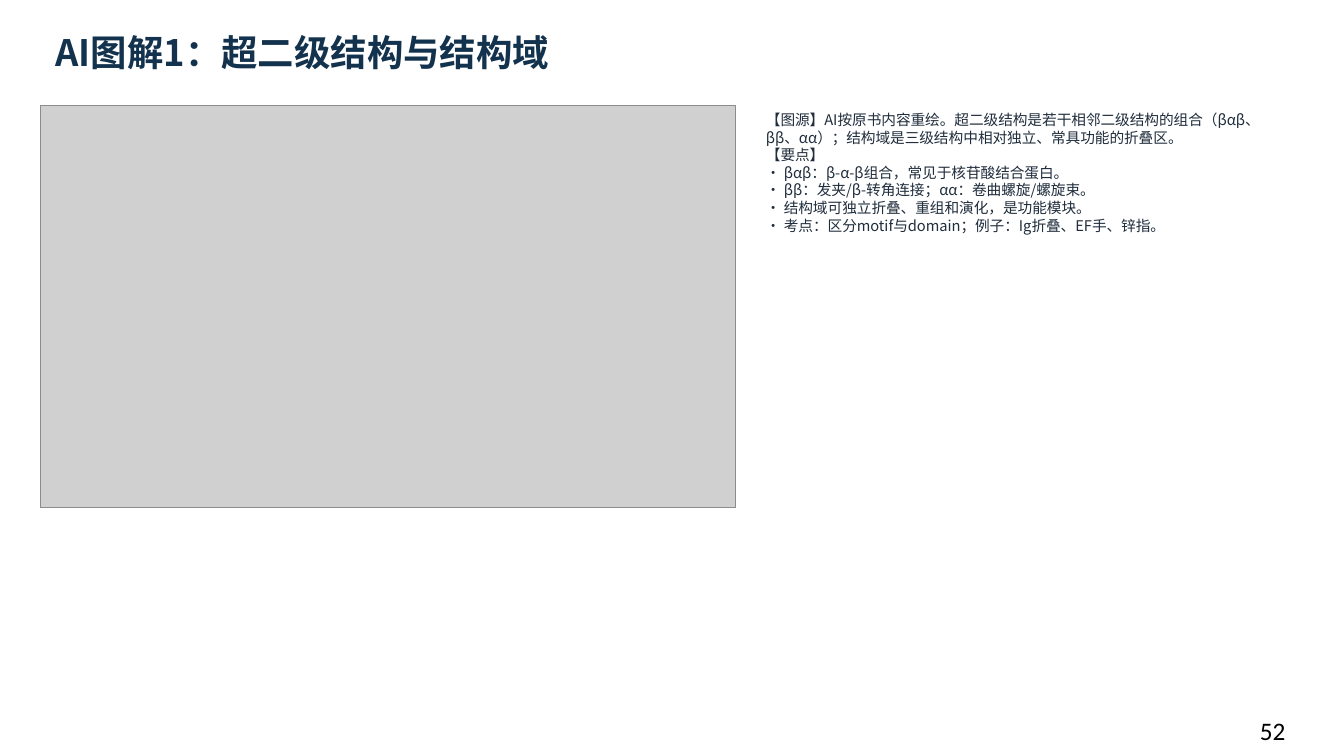
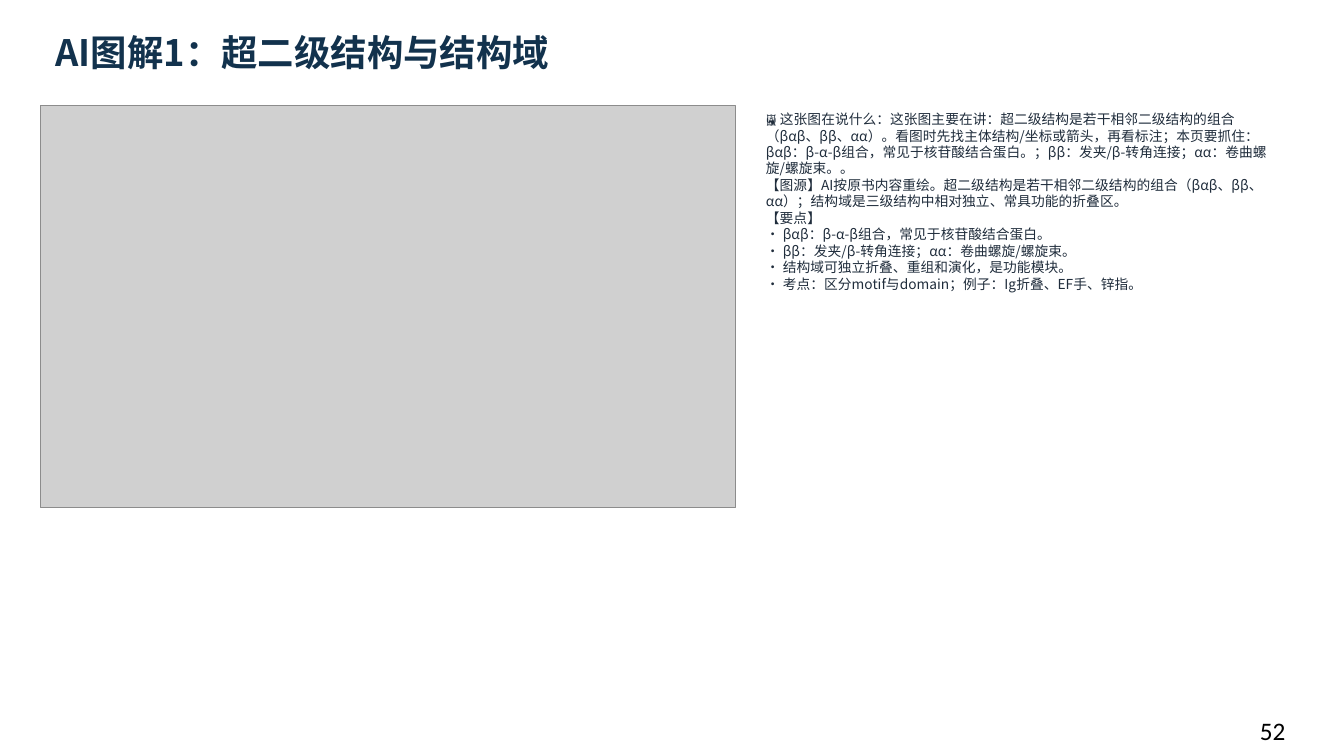
Before and after one commit to newkan-li/Biochemistry, a slide deck: slide 52 of downloads/bc03-ai-style.pptx. Drawn at 1344x756 pixels with LibreOffice and Linux fonts; fonts in the diff are those of the drawing; grey boxes stand for pictures. Boxes give left, top, right and bottom in pixels: in the first picture for what was removed or moved away, otherwise in the second. Text is boxed around its words. In the diff, an @@ line names an element or a change of style, - is before the commit and + after.

Commit message:
bc03为58张图片加通俗图说,PPT侧栏显示'这张图在说什么';下载版重生成82页;版本20261112b

```diff
--- a/downloads/bc03-ai-style.pptx
+++ b/downloads/bc03-ai-style.pptx
@@ text at bbox=[766, 112, 1267, 293]: text changed; size 10.5 to 9.8 pt @@
-【图源】AI按原书内容重绘。超二级结构是若干相邻二级结构的组合（βαβ、ββ、αα）；结构域是三级结构中相对独立、常具功能的折叠区。
-【要点】
-• βαβ：β-α-β组合，常见于核苷酸结合蛋白。
-• ββ：发夹/β-转角连接；αα：卷曲螺旋/螺旋束。
-• 结构域可独立折叠、重组和演化，是功能模块。
-• 考点：区分motif与domain；例子：Ig折叠、EF手、锌指。
+🖼 这张图在说什么：这张图主要在讲：超二级结构是若干相邻二级结构的组合（βαβ、ββ、αα）。看图时先找主体结构/坐标或箭头，再看标注；本页要抓住：βαβ：β-α-β组合，常见于核苷酸结合蛋白。；ββ：发夹/β-转角连接；αα：卷曲螺旋/螺旋束。。
+【图源】AI按原书内容重绘。超二级结构是若干相邻二级结构的组合（βαβ、ββ、αα）；结构域是三级结构中相对独立、常具功能的折叠区。
+【要点】
+• βαβ：β-α-β组合，常见于核苷酸结合蛋白。
+• ββ：发夹/β-转角连接；αα：卷曲螺旋/螺旋束。
+• 结构域可独立折叠、重组和演化，是功能模块。
+• 考点：区分motif与domain；例子：Ig折叠、EF手、锌指。
```
Also in this commit, not shown: 81 other slides changed, 5 other files.
